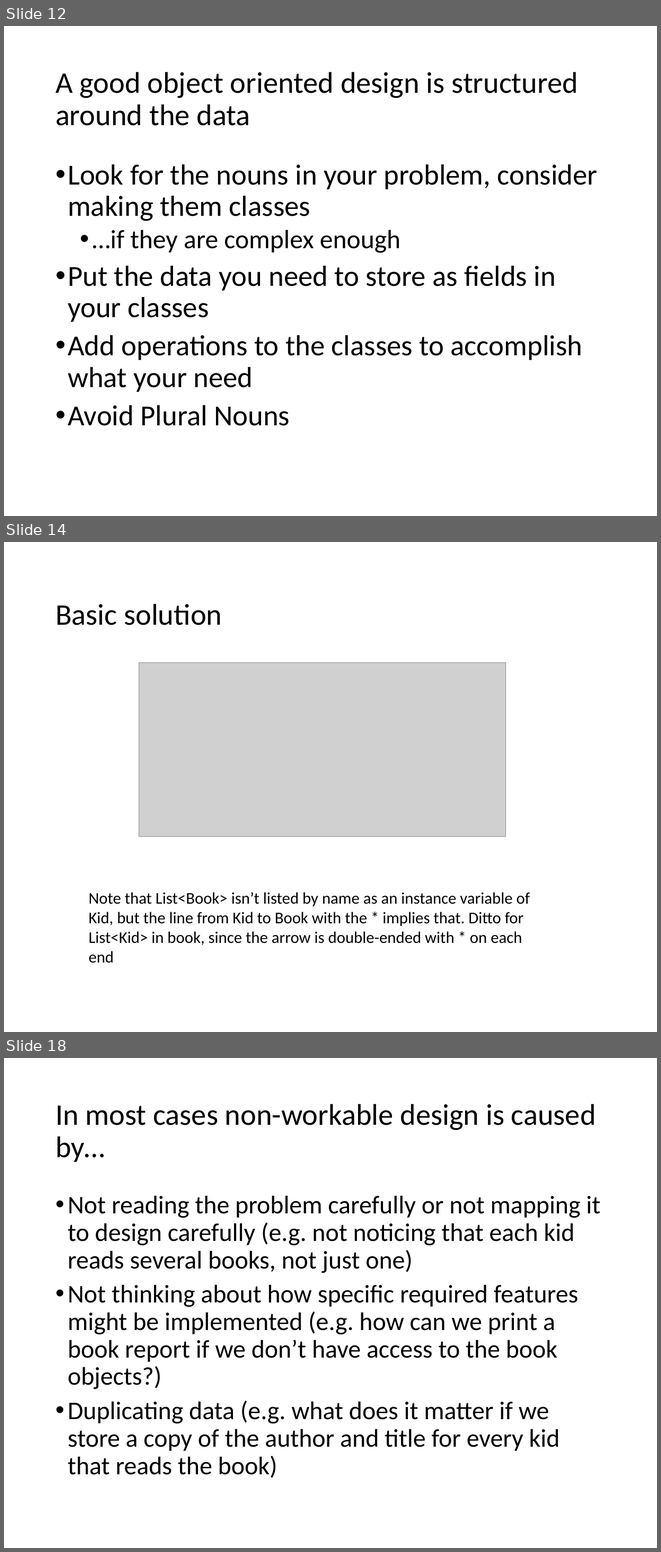
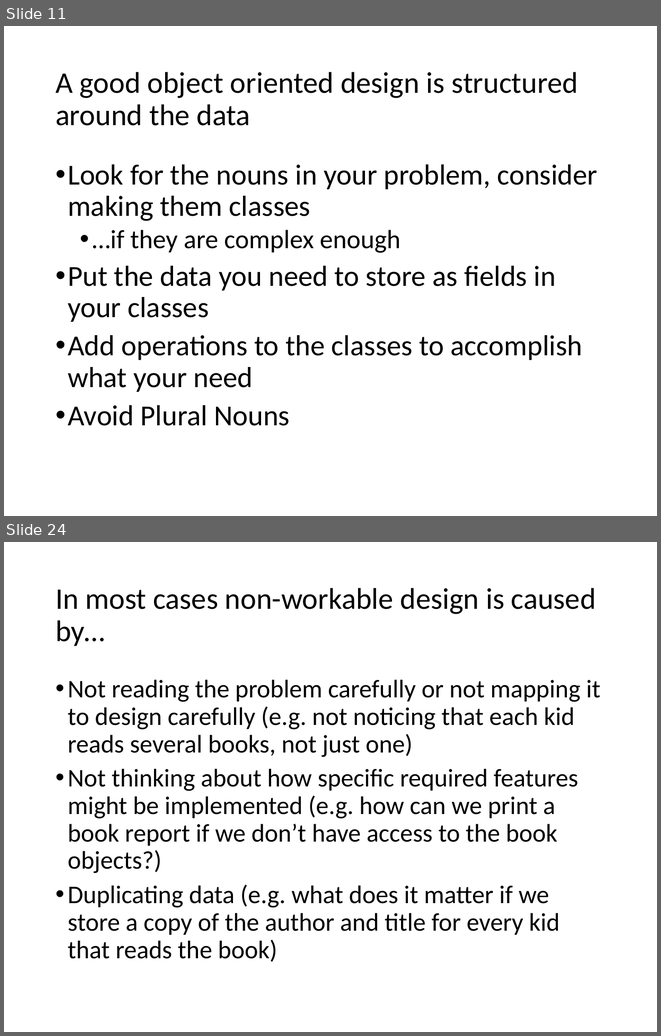
Before and after one commit to RHIT-CSSE/csse220, a slide deck: ClassMaterials/SETechniques/Slides/SoftwareEngineeringTechniques.pptx. Shown one above the other, each under a label of ours: slides 12, 14 and 18 before the commit, slides 11 and 24 after it; the slides between them are not shown. The pictures are 661x1552 and 661x1036 pixels, drawn with LibreOffice and Linux fonts; fonts in the diff are those of the drawing; grey boxes stand for pictures. Boxes give left, top, right and bottom in pixels: in the first picture for what was removed or moved away, otherwise in the second. Text is boxed around its words. In the diff, an @@ line names an element or a change of style, - is before the commit and + after.

```diff
--- a/ClassMaterials/SETechniques/Slides/SoftwareEngineeringTechniques.pptx
+++ b/ClassMaterials/SETechniques/Slides/SoftwareEngineeringTechniques.pptx
@@ slide 14 removed at box(4, 542, 657, 1032), background #FFFFFF @@
@@ title removed at box(55, 603, 222, 625) @@
-Basic solution
@@ picture removed at box(139, 663, 506, 837) @@
@@ text removed at box(89, 892, 530, 963) @@
-Note that List<Book> isn’t listed by name as an instance variable of Kid, but the line from Kid to Book with the * implies that. Ditto for List<Kid> in book, since the arrow is double-ended with * on each end
@@ what was slide 12 is now slide 11 @@
@@ what was slide 18 is now slide 24 @@
```
Also in this commit, not shown: 8 slides changed, 9 slides added, 5 other slides removed.
